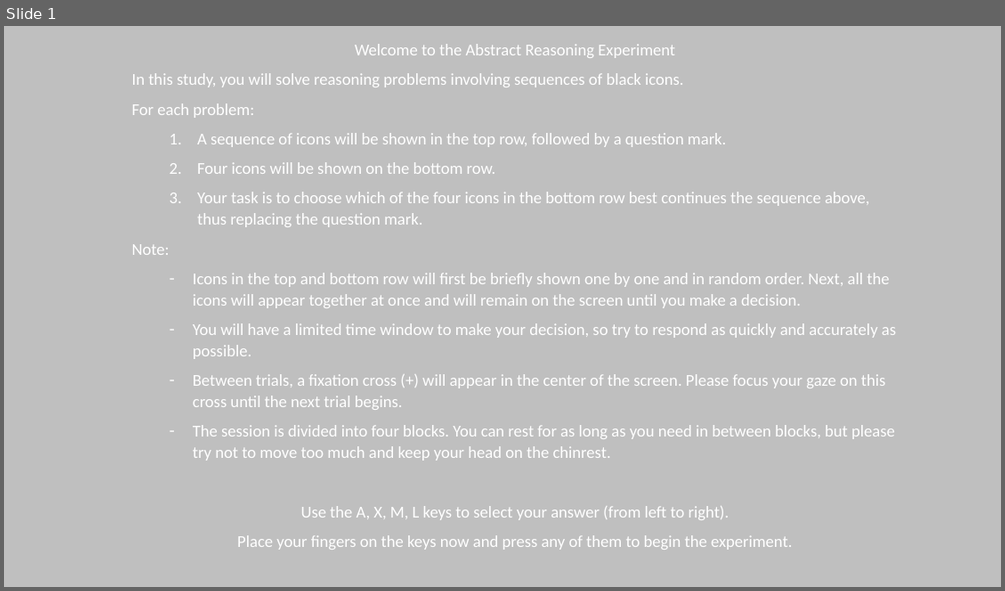
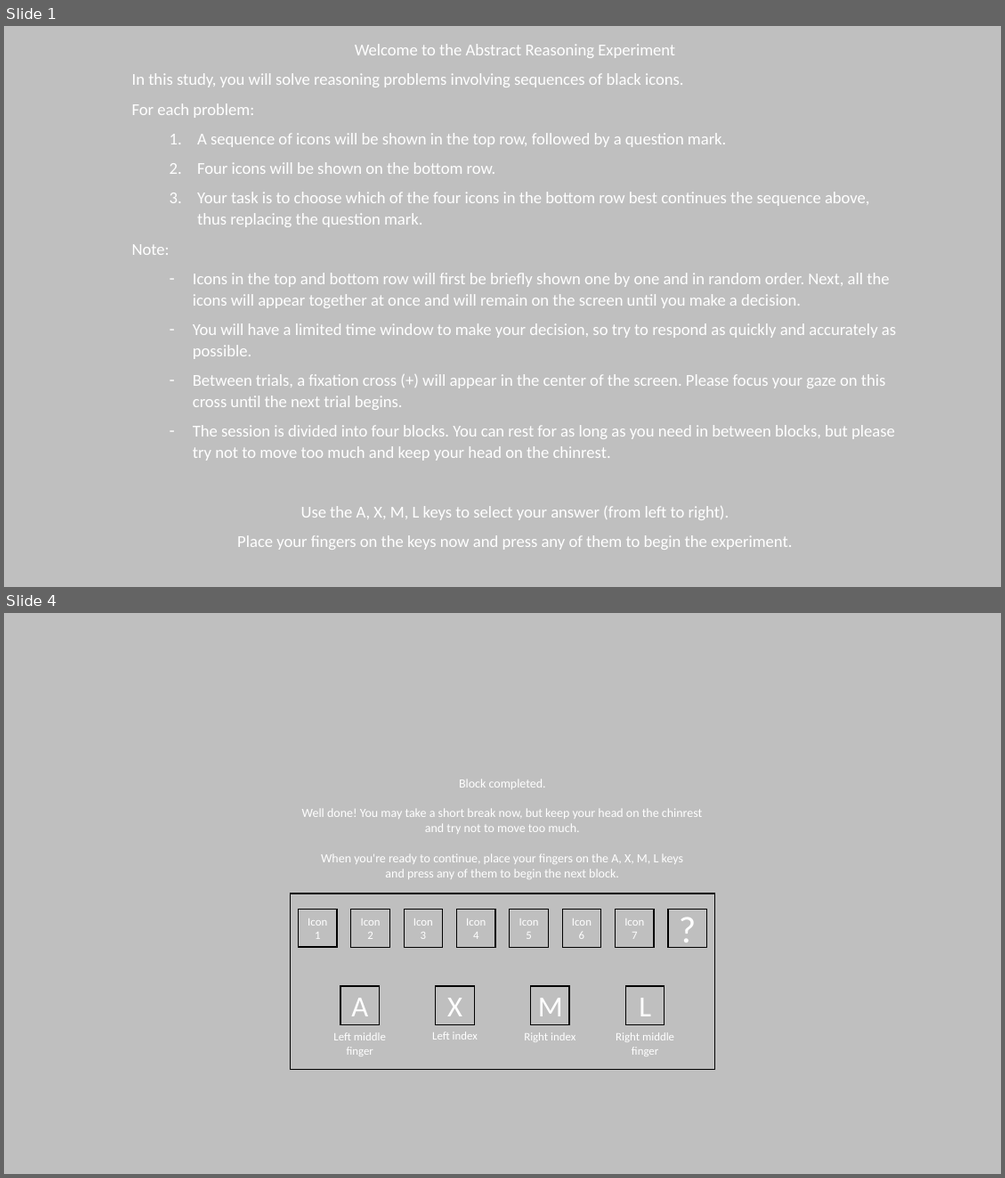
Before and after one commit to chris-pinier/abstract_reasoning, a slide deck: docs/messages.pptx. Shown one above the other, each under a label of ours: slide 1 before the commit, slides 1 and 4 after it; the slides between them are not shown. The pictures are 1005x591 and 1005x1178 pixels, drawn with LibreOffice and Linux fonts; fonts in the diff are those of the drawing. Boxes give left, top, right and bottom in pixels: in the first picture for what was removed or moved away, otherwise in the second. Text is boxed around its words. In the diff, an @@ line names an element or a change of style, - is before the commit and + after.

```diff
--- a/docs/messages.pptx
+++ b/docs/messages.pptx
@@ slide 4 added at box(4, 613, 1001, 1174), background #BFBFBF @@
@@ text added at box(302, 779, 702, 879), 12 pt, text #FFFFFF @@
+Block completed.
+Well done! You may take a short break now, but keep your head on the chinrest
+and try not to move too much.
+When you're ready to continue, place your fingers on the A, X, M, L keys
+and press any of them to begin the next block.
@@ group added at box(291, 893, 715, 1070): 13 rectangles, 4 texts @@
+Right middle finger
+Right index
+Left index
+Left middle finger
+L
+M
+X
+A
+?
+Icon 7
+Icon 6
+Icon 5
+Icon
+4
+Icon3
+Icon 2
+Icon 1
```
Also in this commit, not shown: 3 slides changed, 8 other files.
